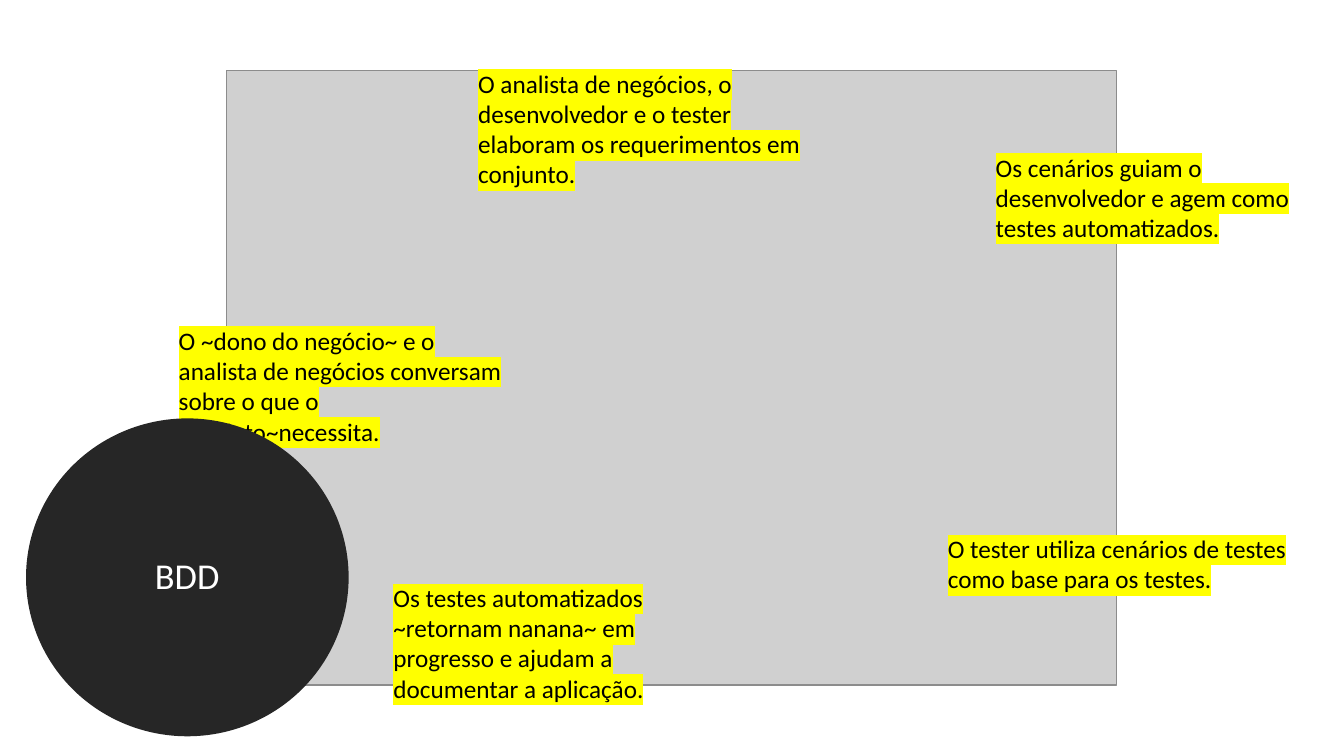
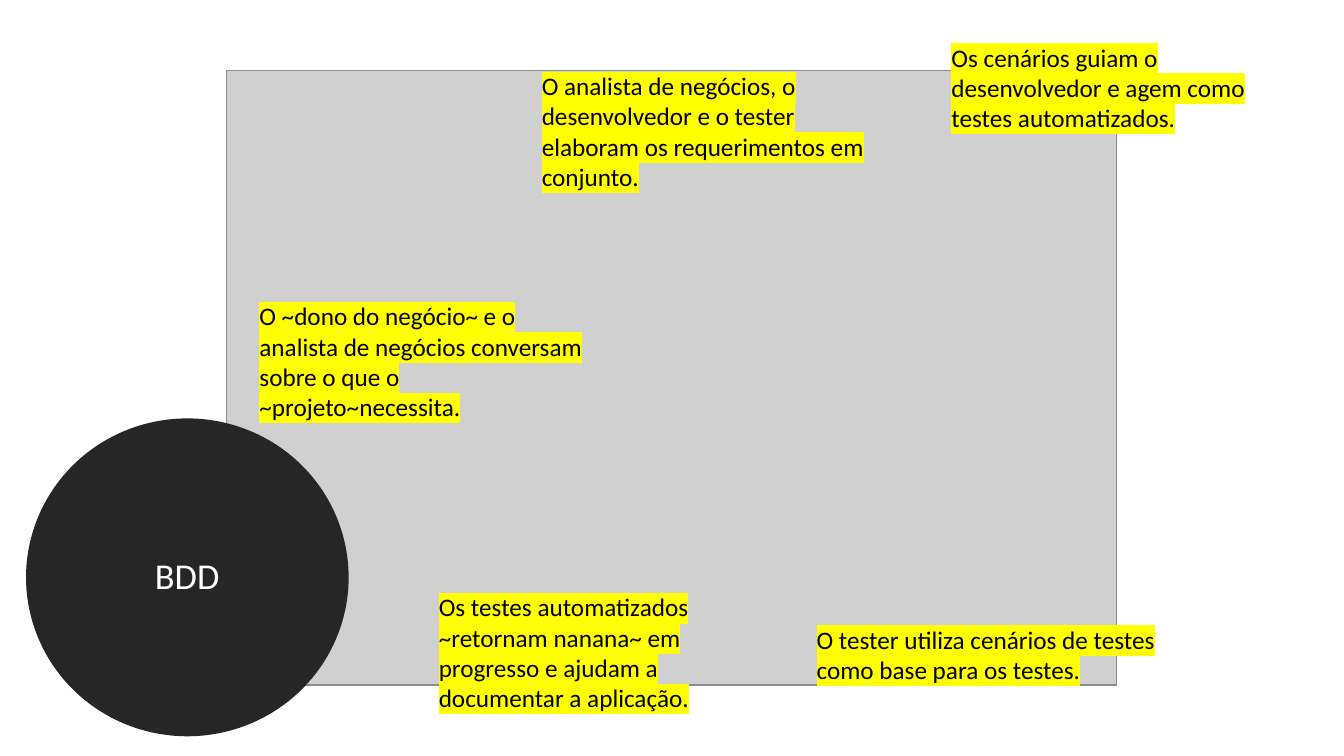
Before and after one commit to feevars/fatec4SEM, a slide deck: slide 4 of 2SEM/IES100 - Engenharia de Software I/BDD - Behavior Driven Development/apresentacao-oficial_BDD.pptx. Drawn at 1344x756 pixels with LibreOffice and Linux fonts; fonts in the diff are those of the drawing; grey boxes stand for pictures. Boxes give left, top, right and bottom in pixels: in the first picture for what was removed or moved away, otherwise in the second. Text is boxed around its words. In the diff, an @@ line names an element or a change of style, - is before the commit and + after.

```diff
--- a/2SEM/IES100 - Engenharia de Software I/BDD - Behavior Driven Development/apresentacao-oficial_BDD.pptx
+++ b/2SEM/IES100 - Engenharia de Software I/BDD - Behavior Driven Development/apresentacao-oficial_BDD.pptx
@@ text "Os cenários guiam o desenvolvedor ...": place and size @@
-text "Os cenários guiam o desenvolvedor ..." at bbox=[996, 159, 1289, 238]
+text "Os cenários guiam o desenvolvedor ..." at bbox=[951, 49, 1244, 128]
@@ text "O analista de negócios, o ...": place and size @@
-text "O analista de negócios, o ..." at bbox=[478, 75, 800, 188]
+text "O analista de negócios, o ..." at bbox=[542, 77, 864, 191]
@@ text "O ~dono do negócio~ e ...": place and size @@
-text "O ~dono do negócio~ e ..." at bbox=[179, 332, 501, 447]
+text "O ~dono do negócio~ e ..." at bbox=[259, 307, 582, 421]
@@ text "Os testes automatizados ~retornam nanana~ ...": place and size @@
-text "Os testes automatizados ~retornam nanana~ ..." at bbox=[393, 589, 644, 704]
+text "Os testes automatizados ~retornam nanana~ ..." at bbox=[439, 596, 689, 712]
@@ text "O tester utiliza cenários de ...": place and size @@
-text "O tester utiliza cenários de ..." at bbox=[948, 540, 1286, 592]
+text "O tester utiliza cenários de ..." at bbox=[817, 631, 1155, 683]
```
Also in this commit, not shown: 2 other slides changed, 1 slide added, 1 slide removed, 58 other files.
